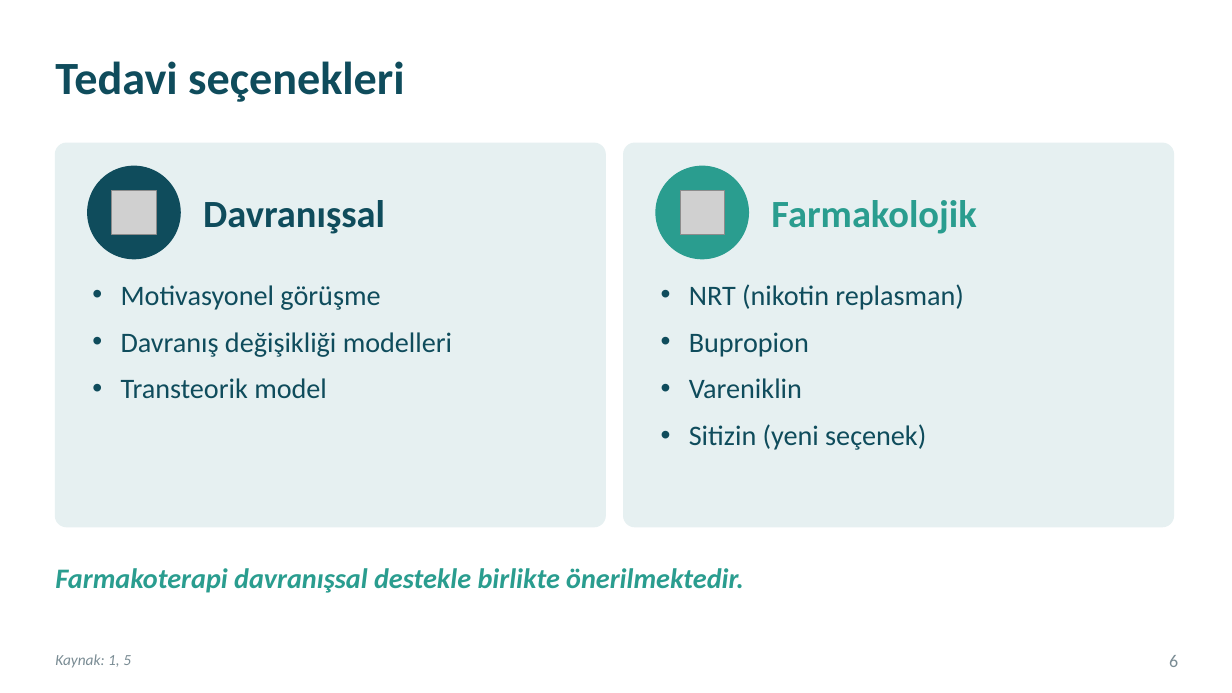
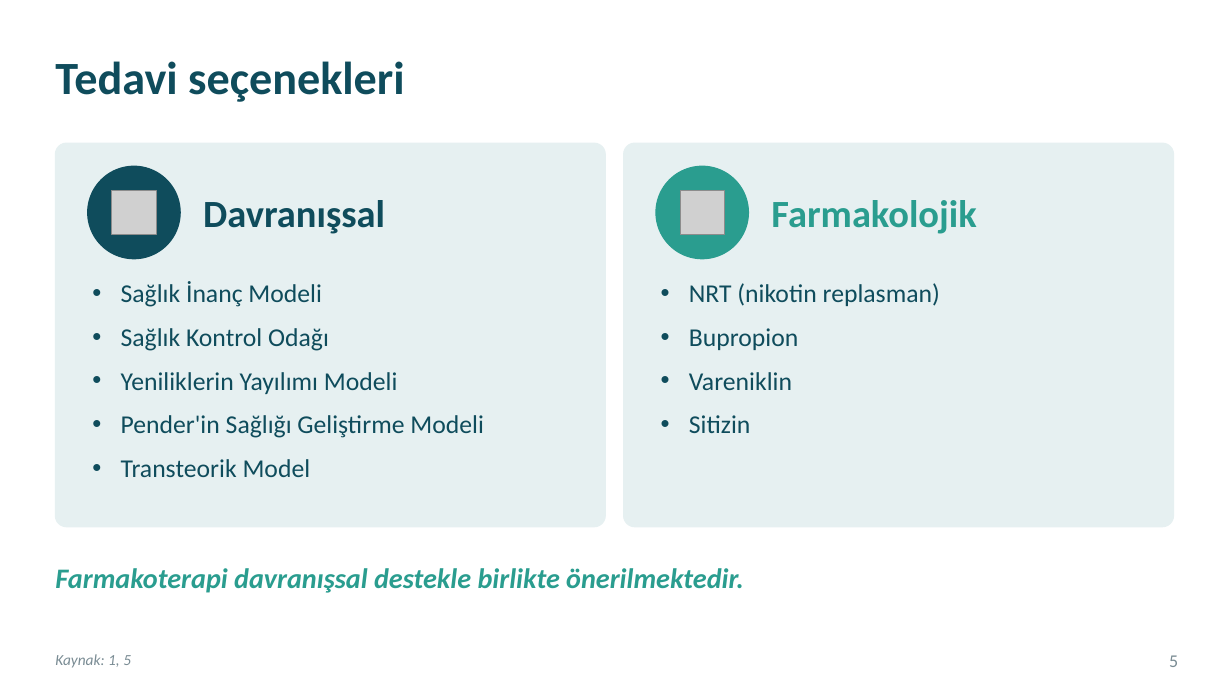
Before and after one commit to kiranahmet/Claude, a slide deck: slide 5 of Sunumlar/Makale_Sunumu_Sigara_Birakma.pptx (slide 6 before the commit). Drawn at 1232x693 pixels with LibreOffice and Linux fonts; fonts in the diff are those of the drawing; grey boxes stand for pictures. Boxes give left, top, right and bottom in pixels: in the first picture for what was removed or moved away, otherwise in the second. Text is boxed around its words. In the diff, an @@ line names an element or a change of style, - is before the commit and + after.

```diff
--- a/Sunumlar/Makale_Sunumu_Sigara_Birakma.pptx
+++ b/Sunumlar/Makale_Sunumu_Sigara_Birakma.pptx
@@ text at <box>121,281,484,477</box>: text changed; size 22 to 20 pt @@
-• Motivasyonel görüşme
-• Davranış değişikliği modelleri
-• Transteorik model
+• Sağlık İnanç Modeli
+• Sağlık Kontrol Odağı
+• Yeniliklerin Yayılımı Modeli
+• Pender'in Sağlığı Geliştirme Modeli
+• Transteorik Model
@@ text at <box>689,283,940,390</box>: size 22 to 20 pt in "NRT (nikotin replasman)", "Bupropion", "Vareniklin" @@
@@ text at <box>689,415,751,433</box>: text changed; size 22 to 20 pt @@
-• Sitizin (yeni seçenek)
+• Sitizin
@@ page number at <box>1169,655,1178,667</box>: text changed @@
-6
+5
```
Also in this commit, not shown: 8 other slides changed, 1 slide removed, 1 other file.
